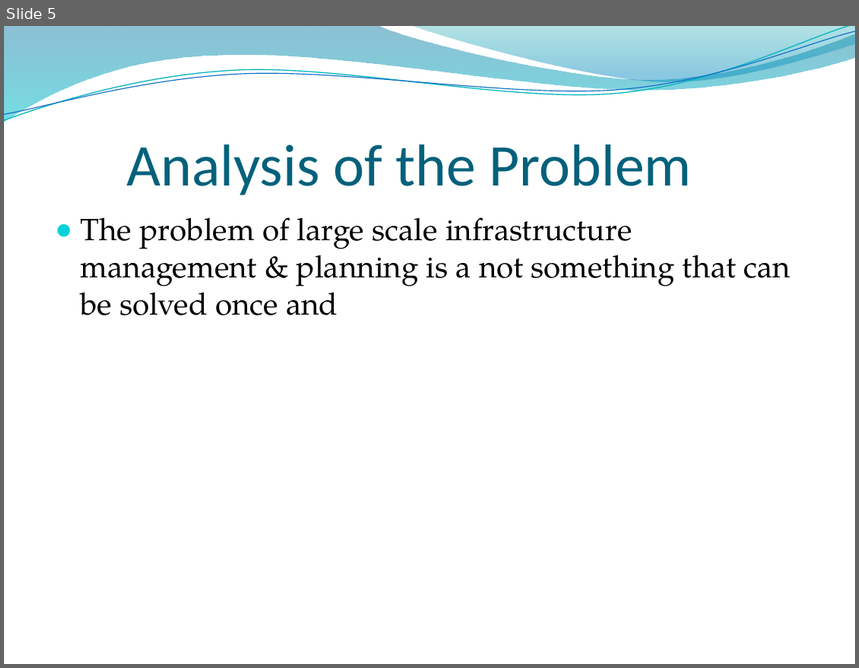
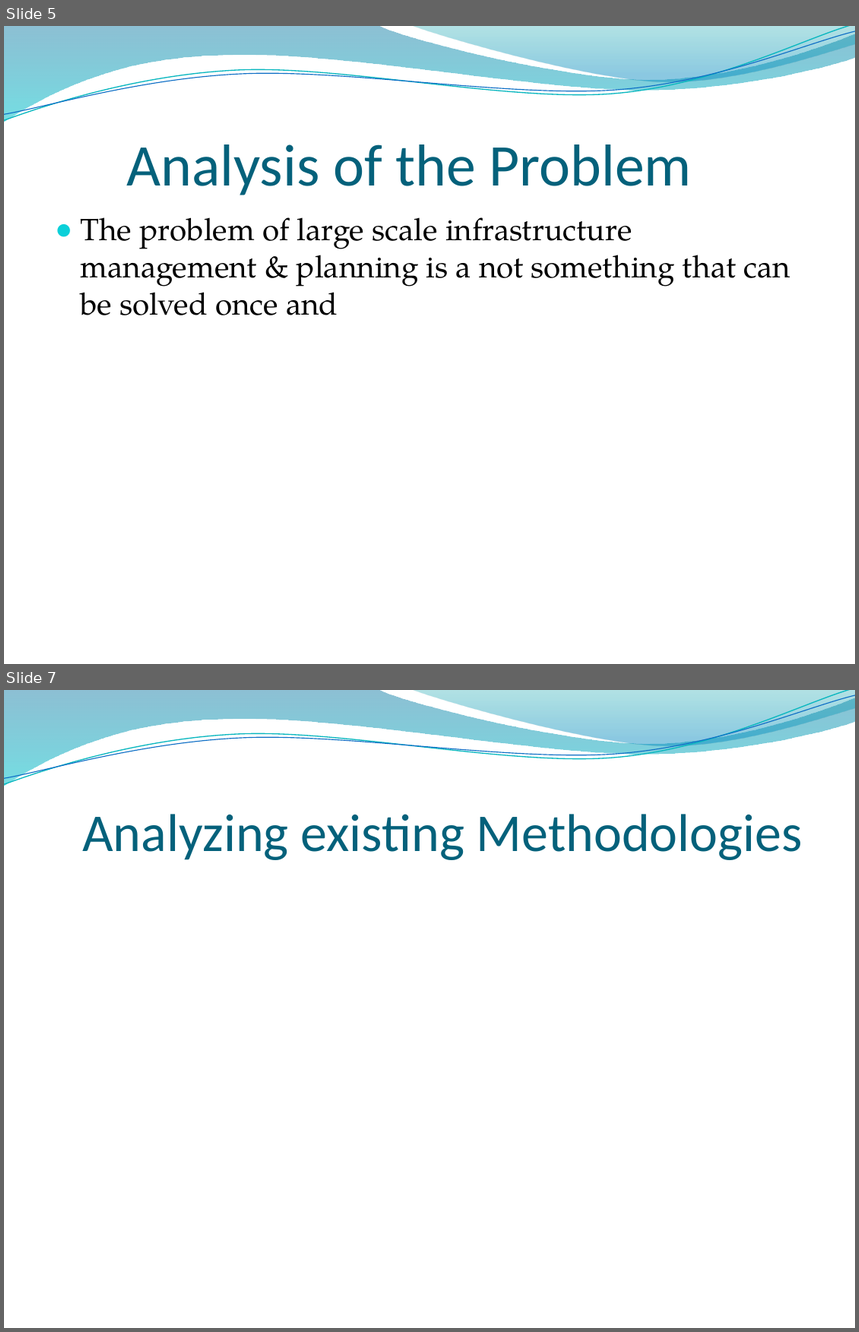
Before and after one commit to ksrikar1234/Mechanical-Engineering, a slide deck: project/Analysis of civilian infrastructure management across the world.pptx. Shown one above the other, each under a label of ours: slide 5 before the commit, slides 5 and 7 after it; the slides between them are not shown. The pictures are 859x668 and 859x1332 pixels, drawn with LibreOffice and Linux fonts; fonts in the diff are those of the drawing; background and template pictures are left out. Boxes give left, top, right and bottom in pixels: in the first picture for what was removed or moved away, otherwise in the second. Text is boxed around its words. In the diff, an @@ line names an element or a change of style, - is before the commit and + after.

```diff
--- a/project/Analysis of civilian infrastructure management across the world.pptx
+++ b/project/Analysis of civilian infrastructure management across the world.pptx
@@ slide 7 added at box(4, 690, 855, 1328), background picture (left out); not listed: 4 template elements that a slide beside it also shows @@
@@ title added at box(82, 814, 803, 860), 45 pt, text #04617B @@
+Analyzing existing Methodologies
```
Also in this commit, not shown: 9 other slides added, 10 slides removed.
